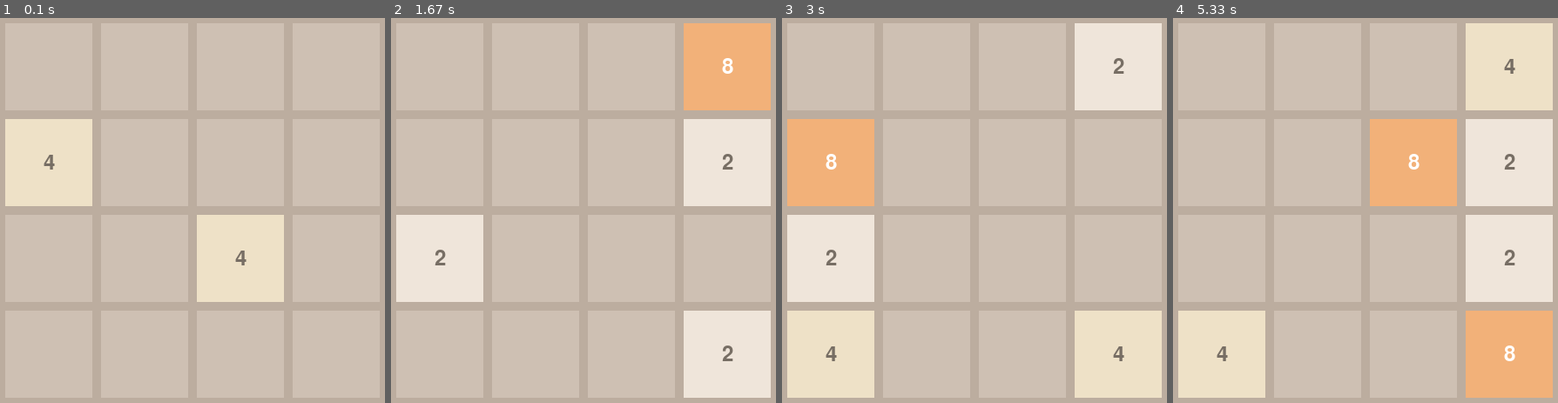
Above: before the commit, frames 1-4 (left to right).
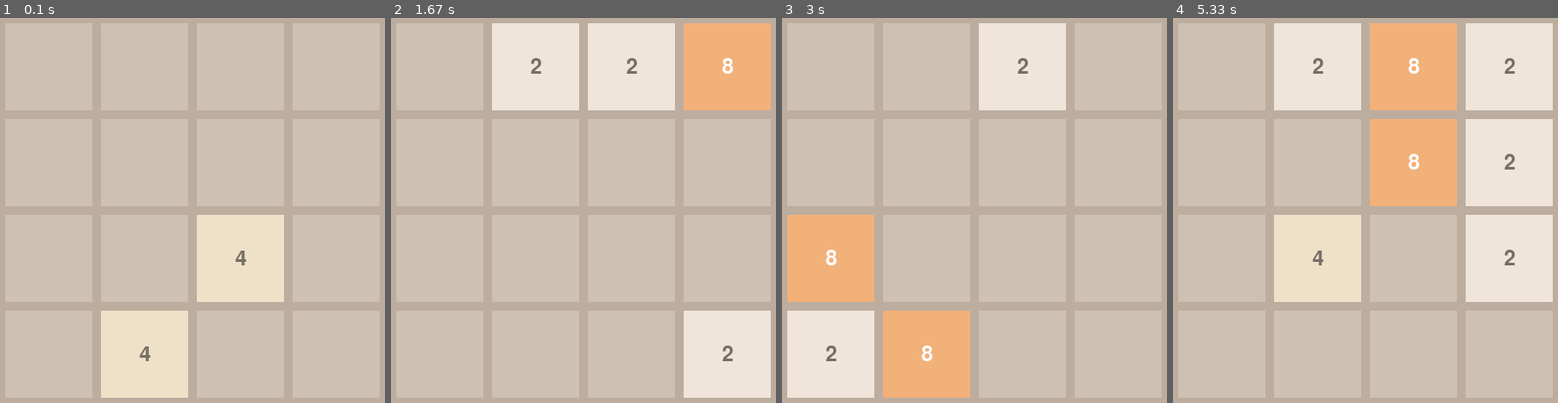
Above: after the commit, the same moments.

Repository: Smartitect/2048
Game: pygame game, started from py2048_pygame.py
The game is run twice, just before and just after one commit, with the same random seed, the same clock (stepped at 60 frames per second) and the same inputs.
Inputs:
- Up to frame 1 (0.1 s): no input
- Up to frame 2 (1.67 s): hold Right 0.33-0.8 s; hold Up 0.83-1.13 s; hold Right from 1.17 s (still down)
- Up to frame 3 (3 s): release Right at 1.72 s; hold Left 1.75-2.42 s; hold Down from 2.45 s (still down)
- Up to frame 4 (5.33 s): release Down at 3.27 s; hold Left 3.3-4.22 s; hold Up 4.25-5.25 s; hold Right from 5.28 s (still down)

The runs differ from the first frame. In frame 1, 10% of the frame differs, in the area x 1-49%, y 26-99%; in frame 2, 20%; in frame 3, 31%, in the area x 1-99%, y 1-99%; in frame 4, 26%.

Commit message:
fix: sample empty cells in add_random_tiles instead of probing
add_random_tiles checked is_board_full() once on entry, then looped
picking random coordinates until it had placed n tiles. With fewer than
n cells free it spun forever: the board-full guard does not fire when
there is one free cell and two tiles are wanted.

Collect the empty cells up front, place min(n, len(empties)) of them by
sampling, and return whether all n fitted. The return value now means
"all n placed" rather than "the board was not already full"; both UIs
only ever request one tile after a move that guaranteed a free cell, so
what they see is unchanged.

This also removes the rejection sampling, which degraded badly on a
nearly full board — the case MCTS rollouts spend most of their time in.

get_empty_cells() is pulled out as its own method; search will want it.

Verified: the repro from #8 returns instead of hanging; a full board
places nothing and returns False; 16 into an empty board fills it; n=0
is a no-op. Over 40k single-tile placements the cell distribution stays
uniform (2374-2591 per cell against 2500 expected) and the 4-spawn rate
is unchanged at 20% — that rate is #14's question, not this fix's.

Closes #8.

Co-Authored-By: Claude Opus 5 (1M context) <noreply@anthropic.com>

Diff:
--- a/py2048_classes.py
+++ b/py2048_classes.py
@@ -78,20 +78,21 @@
         return return_string
 
     def add_random_tiles(self, n):
-        if self.is_board_full():
-            return False
-        while n > 0:
-            x = random.randint(0, 3)
-            y = random.randint(0, 3)
-            if self.is_empty(x, y):
-                p = random.randint(1, 5)
-                if p == 1:
-                    tile = Tile(2)
-                else:
-                    tile = Tile(1)
-                self.grid[y][x] = tile
-                n = n - 1
-        return True
+        """Place n tiles on randomly chosen empty cells.
+
+        Places as many as there is room for, and returns whether all n of them
+        fitted. Sampling the empty cells rather than probing random coordinates
+        is what stops a nearly full board from looping forever.
+        """
+        empty_cells = self.get_empty_cells()
+        for x, y in random.sample(empty_cells, max(0, min(n, len(empty_cells)))):
+            p = random.randint(1, 5)
+            if p == 1:
+                tile = Tile(2)
+            else:
+                tile = Tile(1)
+            self.grid[y][x] = tile
+        return n <= len(empty_cells)
 
     def make_move(self, move):
         self.reset_tile_merges()
@@ -311,6 +312,10 @@
     def is_empty(self, x, y):
         return self.grid[y][x] is None
 
+    def get_empty_cells(self):
+        """Return the (x, y) coordinates of every empty cell."""
+        return [(x, y) for y in range(4) for x in range(4) if self.grid[y][x] is None]
+
     def is_board_full(self):
         for row in self.grid:
             for tile in row:
